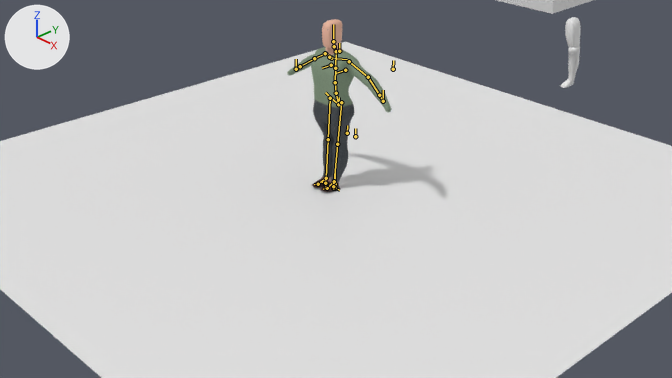
Two versions of the Blender file Blender files/character.blend, one commit apart.
Both versions are drawn from the file's camera 'Camera'. The lights are fixed; the arrows at upper left show +X, +Y and +Z. The bones that bend it are drawn over the model as lines.
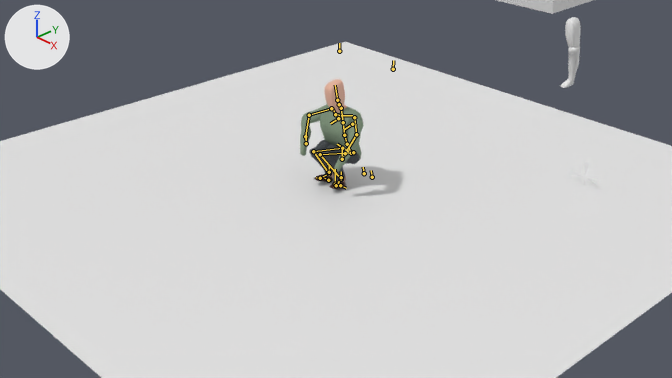
The newer file adds an action. The first version stands in its rest pose; the second is drawn at frame 30 of the action 'jump'.

Diff of the bpy script that builds the scene:
```diff
--- a/Blender files/character.blend.py
+++ b/Blender files/character.blend.py
@@ bone_spine @@
 bone_spine = bpy.data.objects['metarig'].pose.bones['spine']  # child of 'Root'
-bone_spine.location = (0.0, 0.0, 0.0)
-bone_spine.rotation_quaternion = (1.0, 0.0, 0.0, 0.0)  # degrees (0, 0, 0)
+bone_spine.location = (0.0, -0.716, -0.034)
+bone_spine.rotation_quaternion = (0.995, 0.099, 0.0, 0.0)  # degrees (11, 0, 0)
@@ bone_foot_l @@
 bone_foot_l = bpy.data.objects['metarig'].pose.bones['foot.L']  # child of 'shin.L'
-bone_foot_l.rotation_quaternion = (1.0, 0.0, 0.0, 0.0)  # degrees (0, 0, 0)
+bone_foot_l.rotation_quaternion = (0.884, -0.359, -0.25, 0.009)  # degrees (-47, -27, 13)
@@ bone_foot_r @@
 bone_foot_r = bpy.data.objects['metarig'].pose.bones['foot.R']  # child of 'shin.R'
-bone_foot_r.rotation_quaternion = (1.0, 0.0, 0.0, 0.0)  # degrees (0, 0, 0)
+bone_foot_r.rotation_quaternion = (0.887, -0.403, 0.125, 0.085)  # degrees (-48, 17, 3)
@@ bone_toe_r @@
 bone_toe_r = bpy.data.objects['metarig'].pose.bones['toe.R']  # child of 'foot.R'
-bone_toe_r.rotation_quaternion = (1.0, 0.0, 0.0, 0.0)  # degrees (0, 0, 0)
+bone_toe_r.rotation_quaternion = (0.999, -0.034, -0.013, -0.001)  # degrees (-4, -2, 0)
@@ bone_foot_target_l @@
 bone_foot_target_l = bpy.data.objects['metarig'].pose.bones['foot_target.L']  # child of 'Root'
-bone_foot_target_l.location = (0.0, 0.0, 0.0)
+bone_foot_target_l.location = (0.039, 0.103, -0.091)
@@ bone_foot_target_r @@
 bone_foot_target_r = bpy.data.objects['metarig'].pose.bones['foot_target.R']  # child of 'Root'
-bone_foot_target_r.location = (0.0, 0.0, 0.0)
+bone_foot_target_r.location = (-0.039, 0.103, -0.091)
@@ bone_hand_ik_l @@
 bone_hand_ik_l = bpy.data.objects['metarig'].pose.bones['hand_IK.L']  # child of 'Root'
-bone_hand_ik_l.location = (0.0, 0.0, 0.0)
+bone_hand_ik_l.location = (-0.412, -0.77, 0.226)
@@ bone_hand_ik_r @@
 bone_hand_ik_r = bpy.data.objects['metarig'].pose.bones['hand_IK.R']  # child of 'Root'
-bone_hand_ik_r.location = (0.0, 0.0, 0.0)
+bone_hand_ik_r.location = (0.412, -0.77, 0.226)
```

Pixel boxes (x1, y1, x2, y2) of what changed, in the pictures (672 x 378 px):
'torso', posed (38% narrower, 36% shorter)
    before: (287, 19, 391, 192)
    after: (300, 79, 364, 190)
'target.001', now drawn
    after: (570, 162, 599, 186)
bone 'spine', root to tip
    before: (338, 104) to (336, 93)
    after: (351, 153) to (347, 144)
bone 'foot.L', root to tip
    before: (334, 181) to (327, 188)
    after: (341, 179) to (336, 185)
bone 'foot.R', root to tip
    before: (326, 178) to (318, 184)
    after: (329, 173) to (320, 178)
bone 'toe.R', root to tip
    before: (318, 184) to (314, 184)
    after: (320, 178) to (316, 177)
bone 'foot_target.L', root to tip
    before: (333, 188) to (333, 180)
    after: (341, 179) to (341, 171)
bone 'foot_target.R', root to tip
    before: (325, 184) to (325, 177)
    after: (329, 173) to (329, 166)
bone 'hand_IK.L', root to tip
    before: (383, 101) to (383, 90)
    after: (342, 159) to (342, 149)
bone 'hand_IK.R', root to tip
    before: (296, 69) to (296, 59)
    after: (306, 143) to (306, 133)
